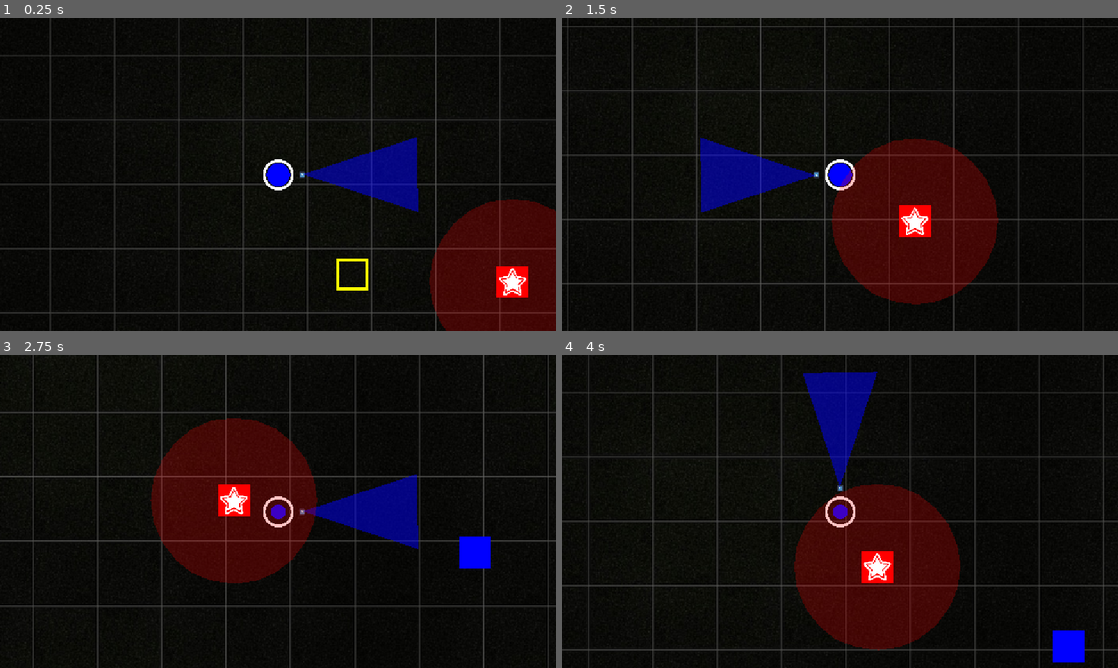
Above: before the commit, frames 1-4 (two rows, left to right).
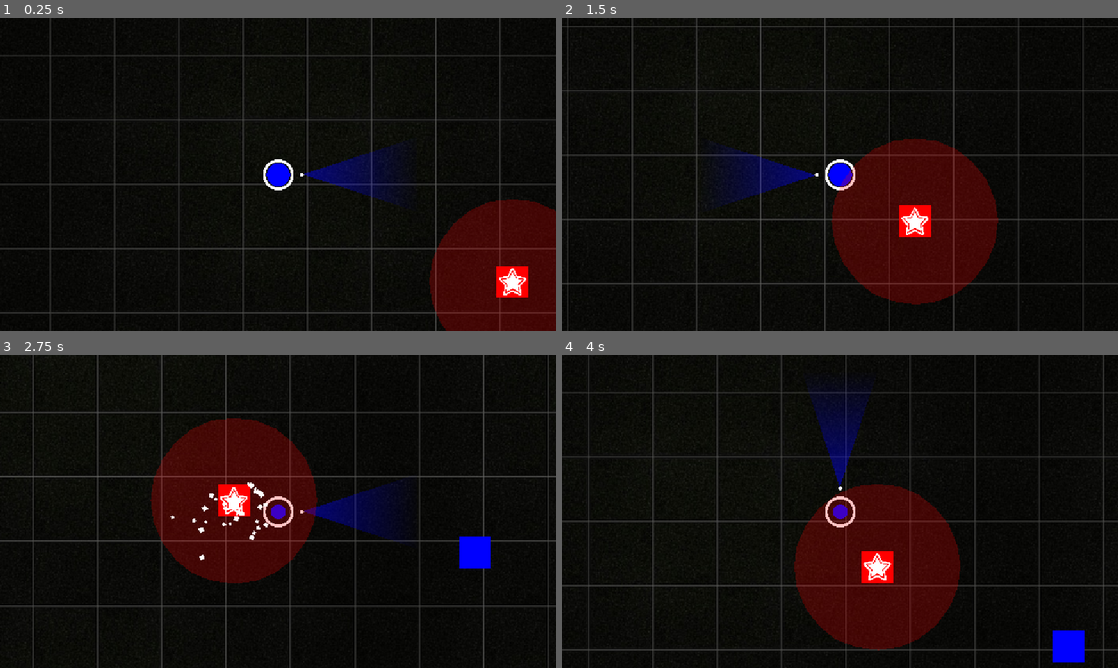
Above: after the commit, the same moments.

Repository: Team-Pufferfish/chromatic-survivors
Game: Godot game, scene res://Scenes/Game.tscn
Two runs of this game, one before a commit and one after it. Both use one fixed random seed, a clock stepped at 60 frames per second and the inputs below. The engine's default icon, where the game draws it, is replaced by a stand-in: a white triangle on a blue panel in a dark square.
Inputs:
- Up to frame 1 (0.25 s): no input
- Up to frame 2 (1.5 s): hold D (p1_right) 0.53-1.28 s; tap Down (p1_aim_down) at 0.6 s; hold S (p1_down) from 1.28 s (still down); tap Left (p1_aim_left) at 1.35 s
- Up to frame 3 (2.75 s): release S (p1_down) at 2.03 s; hold D (p1_right) from 2.03 s (still down); tap Right (p1_aim_right) at 2.1 s
- Up to frame 4 (4 s): release D (p1_right) at 2.78 s; hold W (p1_up) 2.78-3.53 s; tap Up (p1_aim_up) at 2.85 s; hold A (p1_left) from 3.53 s (still down); tap T (p1_color_blue) at 3.6 s

The runs differ from the first frame. In frame 1, 2.6% of the frame differs, in the area x 53-76%, y 38-88%; in frame 2, 2.4%; in frame 3, 2.6%, in the area x 30-76%, y 38-66%; in frame 4, 2.4%.

Commit message:
Updates for integration.

Diff:
--- a/chromatic-survivors/Scenes/Game.tscn
+++ b/chromatic-survivors/Scenes/Game.tscn
@@ -58,6 +58,3 @@
 speed = 100
 MAX_RED = 30.0
 CURRENT_RED = 30.0
-
-[node name="Enemy" parent="." instance=ExtResource("2_gl6un")]
-position = Vector2(754, 522)
--- a/chromatic-survivors/Scenes/Player.tscn
+++ b/chromatic-survivors/Scenes/Player.tscn
@@ -1,7 +1,6 @@
-[gd_scene load_steps=7 format=3 uid="uid://ch76b74jwc7xw"]
+[gd_scene load_steps=8 format=3 uid="uid://ch76b74jwc7xw"]
 
 [ext_resource type="Script" uid="uid://b0f4vc4voec0e" path="res://Scripts/Player.gd" id="1_kyqiw"]
-[ext_resource type="Texture2D" uid="uid://4crablaydxfn" path="res://icon.svg" id="2_gntrk"]
 [ext_resource type="Texture2D" uid="uid://pwttaoyf1od1" path="res://circle-svgrepo-com.svg" id="4_5ixxa"]
 [ext_resource type="Texture2D" uid="uid://bjufdy268v7op" path="res://circle-black-geometric-shape-svgrepo-com.svg" id="5_nn08x"]
 
@@ -10,6 +9,12 @@
 
 [sub_resource type="CircleShape2D" id="CircleShape2D_5ixxa"]
 radius = 33.0
+
+[sub_resource type="Gradient" id="Gradient_gntrk"]
+colors = PackedColorArray(1, 1, 1, 1, 1, 1, 1, 0)
+
+[sub_resource type="GradientTexture1D" id="GradientTexture1D_dewec"]
+gradient = SubResource("Gradient_gntrk")
 
 [node name="Player" type="CharacterBody2D"]
 script = ExtResource("1_kyqiw")
@@ -29,8 +34,8 @@
 
 [node name="LightSprite" type="Sprite2D" parent="LightRotate"]
 position = Vector2(49, 0)
-scale = Vector2(0.1, 0.1)
-texture = ExtResource("2_gntrk")
+scale = Vector2(0.01, 0.01)
+texture = ExtResource("5_nn08x")
 
 [node name="LineCone" type="Area2D" parent="LightRotate"]
 collision_layer = 0
@@ -43,7 +48,9 @@
 [node name="LightColor" type="Polygon2D" parent="LightRotate/LineCone"]
 position = Vector2(40, 0)
 color = Color(1, 1, 1, 0.286275)
+texture = SubResource("GradientTexture1D_dewec")
 polygon = PackedVector2Array(11, -1, 247, -78, 250, 77)
+uv = PackedVector2Array(11, -1, 247, -78, 250, 77)
 
 [node name="Outside" type="Sprite2D" parent="."]
 scale = Vector2(0.08, 0.08)
--- a/chromatic-survivors/Scenes/enemy.tscn
+++ b/chromatic-survivors/Scenes/enemy.tscn
@@ -13,6 +13,7 @@
 
 [node name="Graphic" parent="." instance=ExtResource("2_1f0kj")]
 scale = Vector2(55, 55)
+yellow_value = 0.0
 blue_value = 1.0
 red_value = 1.0
 
--- a/chromatic-survivors/Scripts/Enemy.gd
+++ b/chromatic-survivors/Scripts/Enemy.gd
@@ -4,6 +4,8 @@
 
 @onready var player = get_node("/root/Game/Player")
 var DamageParticleScene = preload("res://damage_particles.tscn")
+var ExplosivePlayerScene = preload("res://explosive_enemy.tscn")
+
 @export var speed : int = 75
 
 @export var MAX_BLUE : float
--- a/chromatic-survivors/Scripts/Player.gd
+++ b/chromatic-survivors/Scripts/Player.gd
@@ -19,6 +19,8 @@
 signal player_is_dead
 
 @onready var light_rotate: Node2D = $LightRotate
+var DamageParticleScene = preload("res://player_particles.tscn")
+var ExplosivePlayerScene = preload("res://explosive_player.tscn")
 
 func _ready() -> void:
 	light_colour = LightColour.BLUE
@@ -60,8 +62,13 @@
 		CURRENT_HEALTH = max(CURRENT_HEALTH, 0)
 		$Inside.scale = Vector2(CURRENT_HEALTH / MAX_HEALTH * 0.06,CURRENT_HEALTH / MAX_HEALTH * 0.06)
 
+		# Trigger white damage particles
+		spawn_damage_particles()
+
 	if CURRENT_HEALTH <= 0:
 		emit_signal("player_is_dead")
+		spawn_explosive_player()
+		queue_free()
 
 	# Update damage timer
 	light_damage_timer += delta
@@ -74,3 +81,15 @@
 	for enemy in enemies_in_light_cone:
 		var to_enemy = enemy.global_position - global_position
 		enemy.deal_damage(light_colour, light_damage_amount,to_enemy)  # Example damage amount
+
+func spawn_damage_particles() -> void:
+	var particles = DamageParticleScene.instantiate()
+	particles.modulate = Color.WHITE
+	particles.global_position = global_position
+	get_tree().current_scene.add_child(particles)
+	particles.emitting = true
+
+func spawn_explosive_player() -> void:
+	var explosion = ExplosivePlayerScene.instantiate()
+	explosion.global_position = global_position
+	get_tree().current_scene.add_child(explosion)
--- /dev/null
+++ b/chromatic-survivors/explosive_enemy.tscn
@@ -0,0 +1,21 @@
+[gd_scene load_steps=3 format=3 uid="uid://b1yfpsedgoh7m"]
+
+[ext_resource type="Script" uid="uid://cfxjyvlrnkqi2" path="res://damage_particles.gd" id="1_ifwsw"]
+
+[sub_resource type="ParticleProcessMaterial" id="ParticleProcessMaterial_hghv2"]
+particle_flag_disable_z = true
+angle_min = 1.07288e-05
+angle_max = 360.0
+spread = 180.0
+initial_velocity_min = 200.0
+initial_velocity_max = 200.0
+gravity = Vector3(0, 0, 0)
+scale_min = 5.0
+scale_max = 10.0
+
+[node name="DamageParticles" type="GPUParticles2D"]
+amount = 25
+lifetime = 0.75
+explosiveness = 0.6
+process_material = SubResource("ParticleProcessMaterial_hghv2")
+script = ExtResource("1_ifwsw")
--- /dev/null
+++ b/chromatic-survivors/explosive_player.tscn
@@ -0,0 +1,21 @@
+[gd_scene load_steps=3 format=3 uid="uid://dr8tsceou1wck"]
+
+[ext_resource type="Script" uid="uid://cfxjyvlrnkqi2" path="res://damage_particles.gd" id="1_00b4x"]
+
+[sub_resource type="ParticleProcessMaterial" id="ParticleProcessMaterial_hghv2"]
+particle_flag_disable_z = true
+angle_min = 1.07288e-05
+angle_max = 360.0
+spread = 180.0
+initial_velocity_min = 200.0
+initial_velocity_max = 200.0
+gravity = Vector3(0, 0, 0)
+scale_min = 5.0
+scale_max = 10.0
+
+[node name="DamageParticles" type="GPUParticles2D"]
+amount = 250
+lifetime = 2.0
+explosiveness = 0.9
+process_material = SubResource("ParticleProcessMaterial_hghv2")
+script = ExtResource("1_00b4x")
--- /dev/null
+++ b/chromatic-survivors/player_particles.tscn
@@ -0,0 +1,20 @@
+[gd_scene load_steps=3 format=3 uid="uid://b3whkrjtitk01"]
+
+[ext_resource type="Script" uid="uid://cfxjyvlrnkqi2" path="res://damage_particles.gd" id="1_ohutc"]
+
+[sub_resource type="ParticleProcessMaterial" id="ParticleProcessMaterial_hghv2"]
+particle_flag_disable_z = true
+angle_min = 1.07288e-05
+angle_max = 360.0
+spread = 180.0
+initial_velocity_min = 200.0
+initial_velocity_max = 200.0
+gravity = Vector3(0, 0, 0)
+scale_min = 5.0
+scale_max = 10.0
+
+[node name="DamageParticles" type="GPUParticles2D"]
+amount = 2
+lifetime = 0.5
+process_material = SubResource("ParticleProcessMaterial_hghv2")
+script = ExtResource("1_ohutc")
Not shown: 1 places in chromatic-survivors/Scenes/ColorSquare.tscn that only renumber resources
Not shown: 1 places in chromatic-survivors/Scenes/Game.tscn that only renumber resources
